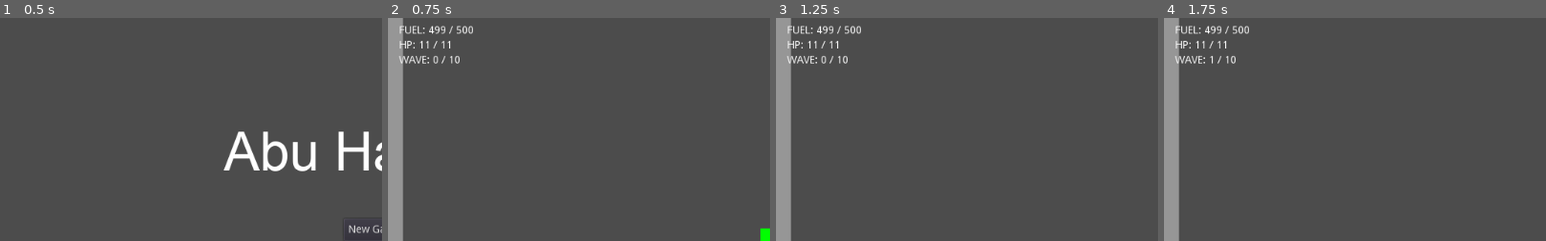
Above: before the commit, frames 1-4 (left to right).
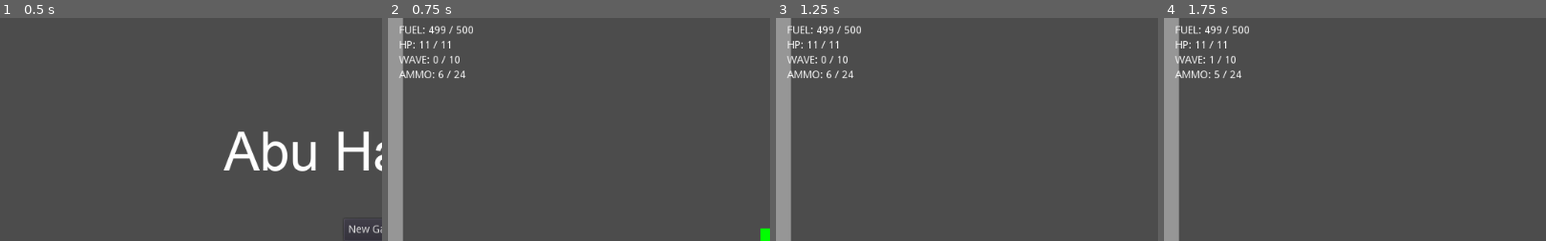
Above: after the commit, the same moments.

Repository: deengames/abu-hamid-x
Game: Godot game, scene res://prototype/MainMenu.tscn
The game is run twice, just before and just after one commit, with the same random seed, the same clock (stepped at 60 frames per second) and the same inputs.
Inputs (mouse positions are % of the whole screen's width and height, from its top left):
- Up to frame 1 (0.5 s): no input
- Up to frame 2 (0.75 s): click "New Game" at 0.5 s
- Up to frame 3 (1.25 s): no input
- Up to frame 4 (1.75 s): tap Enter at 1.25 s; move the mouse to (72, 45) at 1.27 s; hold D (move_right) from 1.28 s (still down); click (72, 45) at 1.35 s; tap Space (jump) at 1.52 s; right-click (72, 45) at 1.55 s
The pictures show only the part of the screen within x 0-50%, y 0-50%; the shares and areas given below are measured in that part.

Frame 1 is identical in both runs. In frame 2, 0.3% of the frame differs, in the area x 3-21%, y 23-27%; in frame 3, 0.3%; in frame 4, 0.3%.

Commit message:
Limited bullets & indicator

Diff:
--- a/project.godot
+++ b/project.godot
@@ -42,6 +42,8 @@
  ]
 shoot=[ Object(InputEventMouseButton,"resource_local_to_scene":false,"resource_name":"","device":0,"alt":false,"shift": …(208 unchanged characters)…
  ]
+reload=[ Object(InputEventKey,"resource_local_to_scene":false,"resource_name":"","device":0,"alt":false,"shift":false,"control":false,"meta":false,"command":false,"pressed":false,"scancode":82,"unicode":0,"echo":false,"script":null)
+ ]
 
 [rendering]
 
--- /dev/null
+++ b/prototype/Character/Player/AmmoLabel.gd
@@ -0,0 +1,5 @@
+extends Label
+
+
+func _on_Player_num_bullet_change(new_clip, new_outside):
+	text = "AMMO: " + str(new_clip) + " / " + str(new_outside)
--- a/prototype/Character/Player/Player.gd
+++ b/prototype/Character/Player/Player.gd
@@ -14,10 +14,14 @@
 export (float) var flying_impulse_velocity = 4500
 export (float) var flying_attack_min_velocity = 600
 
+export (int) var clip_size = 6
+export (float) var seconds_to_reload = 1.5
+export (int) var starting_bullets = 30
+
 signal fuel_change(new_fuel, max_fuel)
 signal health_change(new_hp, max_hp)
 signal shoot_bullet(bullet)
-
+signal num_bullet_change(new_clip, new_outside)
 
 var is_using_jetpack = false
 var fuel = max_jetpack_fuel
@@ -27,7 +31,34 @@
 var facing = "none"
 
 var bullet_cls = preload('res://prototype/Bullet/Bullet.tscn')
+var bullets_outside_clip = starting_bullets - clip_size
+var bullets_in_clip = clip_size
+var reloading = false
+
+onready var reload_timer = $ReloadTimer  # cache for faster use
+
 onready var sword = preload('res://prototype/Sword.tscn').instance()
+
+
+func _reload_gun():
+	reloading = true
+	reload_timer.start()
+
+
+func _on_finish_reload():
+	var bullets_to_fill_clip = clip_size - bullets_in_clip
+	var bullets_to_reload
+
+	if bullets_to_fill_clip > bullets_outside_clip:
+		bullets_to_reload = bullets_outside_clip
+	else:
+		bullets_to_reload = bullets_to_fill_clip
+
+	bullets_in_clip += bullets_to_reload
+	bullets_outside_clip -= bullets_to_reload
+	reloading = false
+
+	emit_signal("num_bullet_change", bullets_in_clip, bullets_outside_clip)
 
 
 func _free():
@@ -46,14 +77,24 @@
 		$HealthRegenTimer.autostart = false
 	else:
 		$HealthRegenTimer.wait_time = 1/health_regen_per_second
+	reload_timer.wait_time = seconds_to_reload
+	emit_signal("num_bullet_change", bullets_in_clip, bullets_outside_clip)
 
 
 func _process(delta):
-	if global.config.enable_gun == true and Input.is_action_just_pressed('shoot'):
-		var angle = global_position.angle_to_point(get_global_mouse_position())
-		var bullet = bullet_cls.instance()
-		bullet.init(position.x, position.y, angle)
-		emit_signal("shoot_bullet", bullet)
+	if global.config.enable_gun == true and Input.is_action_just_pressed('shoot') and not reloading:
+		if bullets_in_clip > 0:
+			bullets_in_clip -= 1
+			emit_signal("num_bullet_change", bullets_in_clip, bullets_outside_clip)
+			var angle = global_position.angle_to_point(get_global_mouse_position())
+			var bullet = bullet_cls.instance()
+			bullet.init(position.x, position.y, angle)
+			emit_signal("shoot_bullet", bullet)
+			if bullets_in_clip == 0:
+				_reload_gun()
+
+	if global.config.enable_gun == true and Input.is_action_just_pressed('reload') and not reloading:
+		_reload_gun()
 
 	if global.config.enable_sword == true and Input.is_action_just_pressed('attack'):
 		add_child(sword)
--- a/prototype/Character/Player/Player.tscn
+++ b/prototype/Character/Player/Player.tscn
@@ -1,9 +1,10 @@
-[gd_scene load_steps=6 format=2]
+[gd_scene load_steps=7 format=2]
 
 [ext_resource path="res://prototype/Character/Character.tscn" type="PackedScene" id=1]
 [ext_resource path="res://prototype/Character/Player/Player.gd" type="Script" id=2]
 [ext_resource path="res://prototype/FuelLabel.gd" type="Script" id=3]
 [ext_resource path="res://prototype/Character/Player/HealthLabel.gd" type="Script" id=4]
+[ext_resource path="res://prototype/Character/Player/AmmoLabel.gd" type="Script" id=5]
 
 [sub_resource type="RectangleShape2D" id=1]
 
@@ -26,6 +27,10 @@
 health_regen_per_second = 0.5
 num_attacks_to_fly = 3
 flying_impulse_velocity = 4500
+flying_attack_min_velocity = 600
+clip_size = 6
+seconds_to_reload = 1.5
+starting_bullets = 30
 
 [node name="Collision" parent="." index="0"]
 
@@ -64,7 +69,6 @@
 
 [node name="ui" type="CanvasLayer" parent="." index="3"]
 
-editor/display_folded = true
 layer = 1
 offset = Vector2( 0, 0 )
 rotation = 0.0
@@ -142,6 +146,27 @@
 script = ExtResource( 4 )
 _sections_unfolded = [ "Margin" ]
 
+[node name="AmmoLabel" type="Label" parent="ui" index="3"]
+
+anchor_left = 0.0
+anchor_top = 0.0
+anchor_right = 0.0
+anchor_bottom = 0.0
+margin_left = 15.0
+margin_top = 70.0
+rect_pivot_offset = Vector2( 0, 0 )
+rect_clip_content = false
+mouse_filter = 2
+mouse_default_cursor_shape = 0
+size_flags_horizontal = 1
+size_flags_vertical = 4
+text = "AMMO: 0 / 0"
+percent_visible = 1.0
+lines_skipped = 0
+max_lines_visible = -1
+script = ExtResource( 5 )
+_sections_unfolded = [ "Margin" ]
+
 [node name="HealthRegenTimer" type="Timer" parent="." index="4"]
 
 process_mode = 1
@@ -149,8 +174,19 @@
 one_shot = false
 autostart = true
 
+[node name="ReloadTimer" type="Timer" parent="." index="5"]
+
+process_mode = 1
+wait_time = 1.0
+one_shot = true
+autostart = false
+
 [connection signal="fuel_change" from="." to="ui/FuelLabel" method="_on_Player_fuel_change"]
 
 [connection signal="health_change" from="." to="ui/HealthLabel" method="_on_Player_health_change"]
 
+[connection signal="num_bullet_change" from="." to="ui/AmmoLabel" method="_on_Player_num_bullet_change"]
+
 [connection signal="timeout" from="HealthRegenTimer" to="." method="_on_health_regen"]
+
+[connection signal="timeout" from="ReloadTimer" to="." method="_on_finish_reload"]
